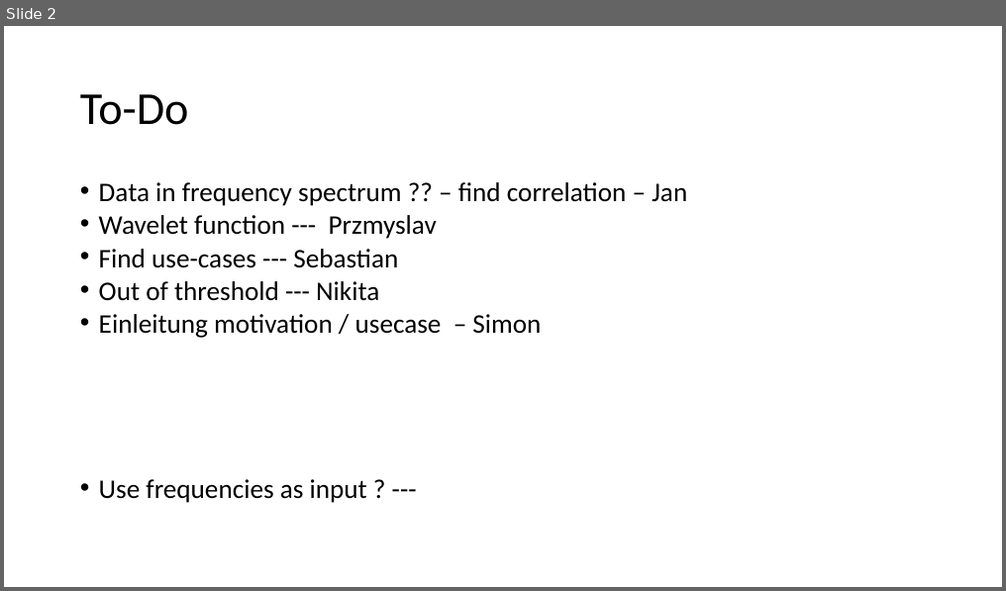
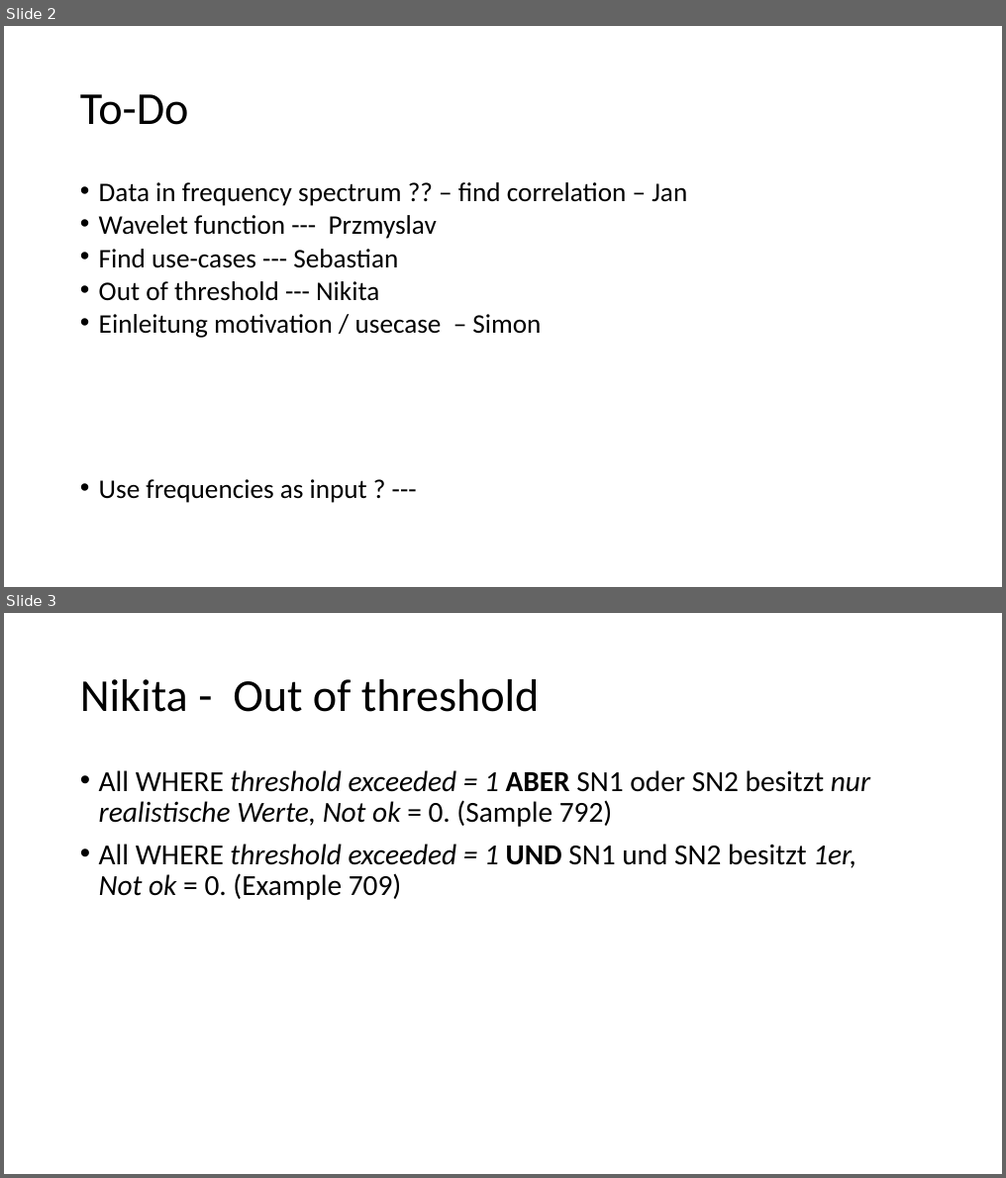
Before and after one commit to JanNalivaika/Predictive-Quality-Battery-TUM, a slide deck: Report/Week 1 ToDo.pptx. Shown one above the other, each under a label of ours: slide 2 before the commit, slides 2 and 3 after it. The pictures are 1006x591 and 1006x1178 pixels, drawn with LibreOffice and Linux fonts; fonts in the diff are those of the drawing. Boxes give left, top, right and bottom in pixels: in the first picture for what was removed or moved away, otherwise in the second. Text is boxed around its words. In the diff, an @@ line names an element or a change of style, - is before the commit and + after.

Commit message:
ToDo ausgearbeitet Nikit

```diff
--- a/Report/Week 1 ToDo.pptx
+++ b/Report/Week 1 ToDo.pptx
@@ slide 3 added at bbox=[4, 613, 1002, 1174], background #FFFFFF @@
@@ title added at bbox=[80, 679, 540, 712], 44 pt, text #000000 @@
+Nikita - Out of threshold
@@ text added at bbox=[99, 770, 870, 900], 28 pt, text #000000 @@
+• All WHERE threshold exceeded = 1 ABER SN1 oder SN2 besitzt nur realistische Werte, Not ok = 0. (Sample 792)
+• All WHERE threshold exceeded = 1 UND SN1 und SN2 besitzt 1er,
+  Not ok = 0. (Example 709)
```
